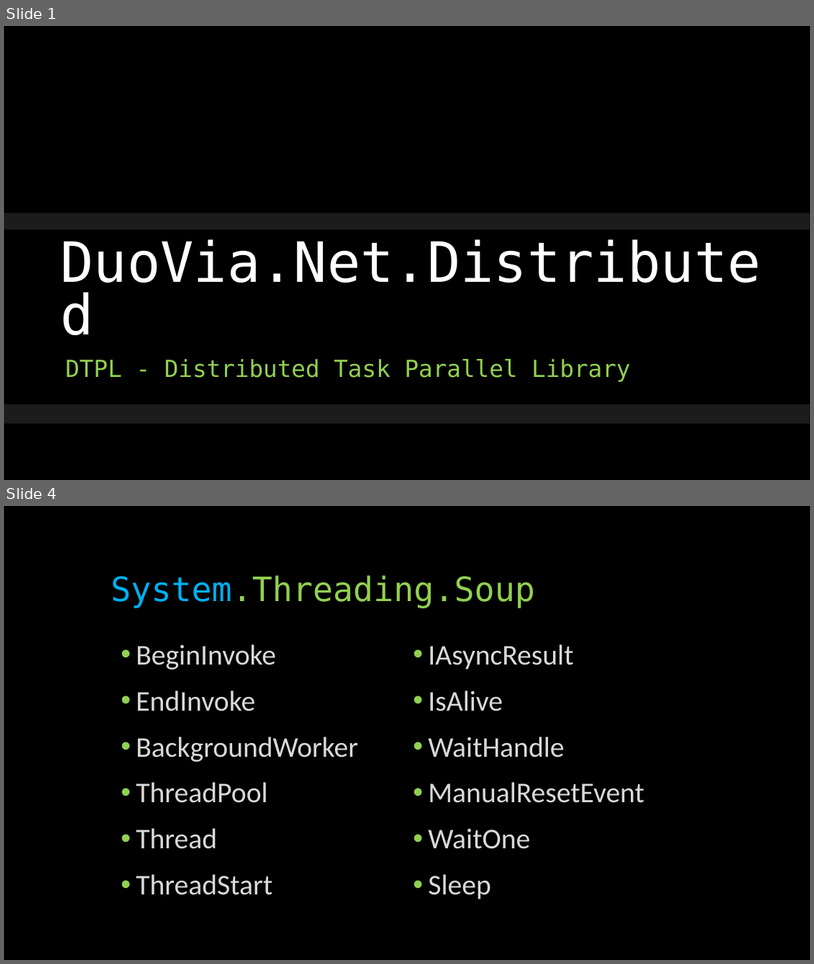
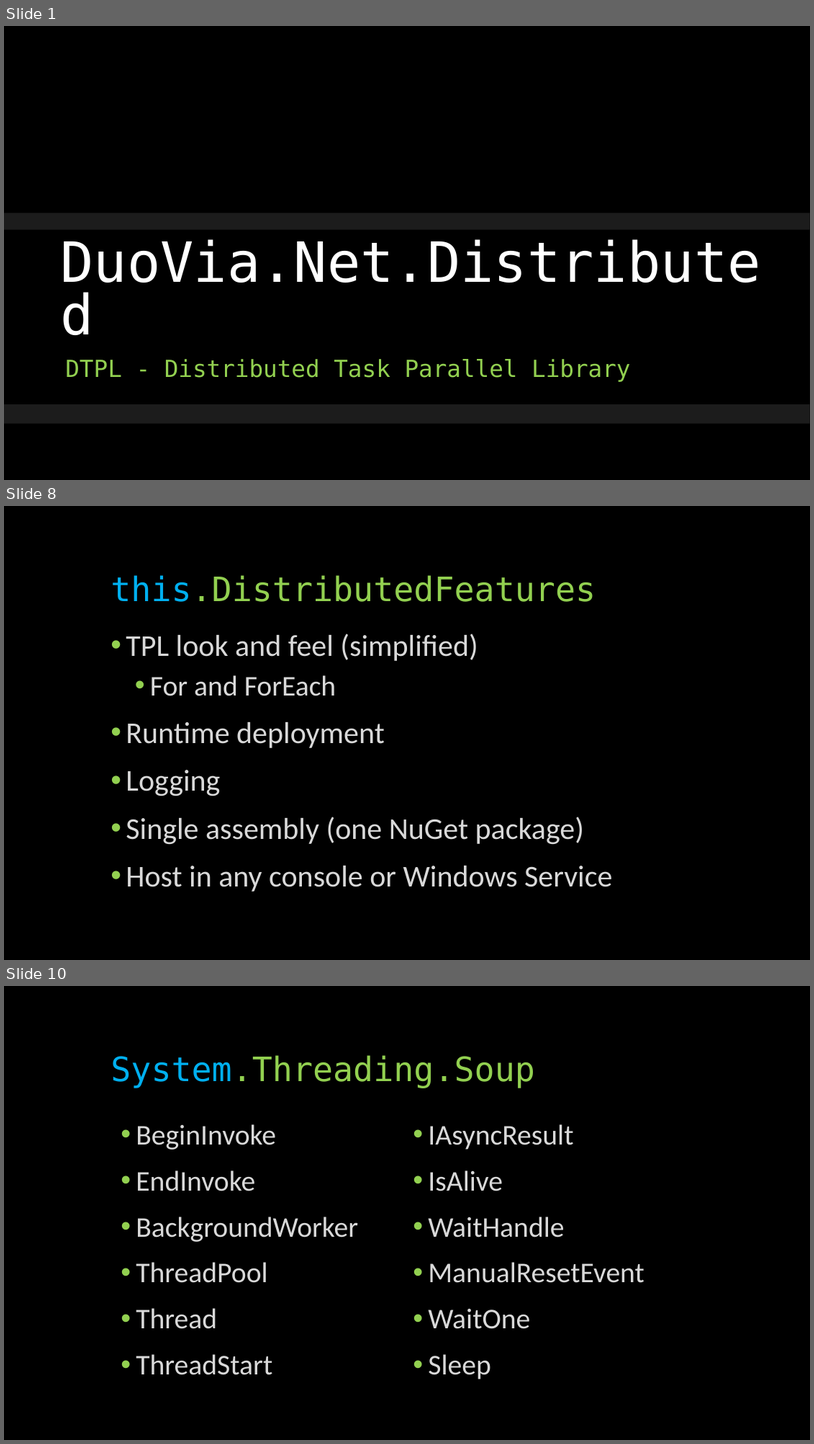
Before and after one commit to glennneiger/duovia-distributed, a slide deck: docs/distributed_demo.pptx. Shown one above the other, each under a label of ours: slides 1 and 4 before the commit, slides 1, 8 and 10 after it; the slides between them are not shown. The pictures are 814x964 and 814x1444 pixels, drawn with LibreOffice and Linux fonts; fonts in the diff are those of the drawing; background and template pictures are left out. Boxes give left, top, right and bottom in pixels: in the first picture for what was removed or moved away, otherwise in the second. Text is boxed around its words. In the diff, an @@ line names an element or a change of style, - is before the commit and + after.

```diff
--- a/docs/distributed_demo.pptx
+++ b/docs/distributed_demo.pptx
@@ slide 8 added at [4,506,810,960], background #000000 @@
@@ title added at [111,575,596,602], 40 pt, text #92D050 @@
+this.DistributedFeatures
@@ text added at [126,633,612,891], 36 pt, text #D9D9D9 @@
+• TPL look and feel (simplified)
+  • For and ForEach
+• Runtime deployment
+• Logging
+• Single assembly (one NuGet package)
+• Host in any console or Windows Service
@@ what was slide 4 is now slide 10 @@
```
Also in this commit, not shown: 2 slides changed, 5 other slides added.
